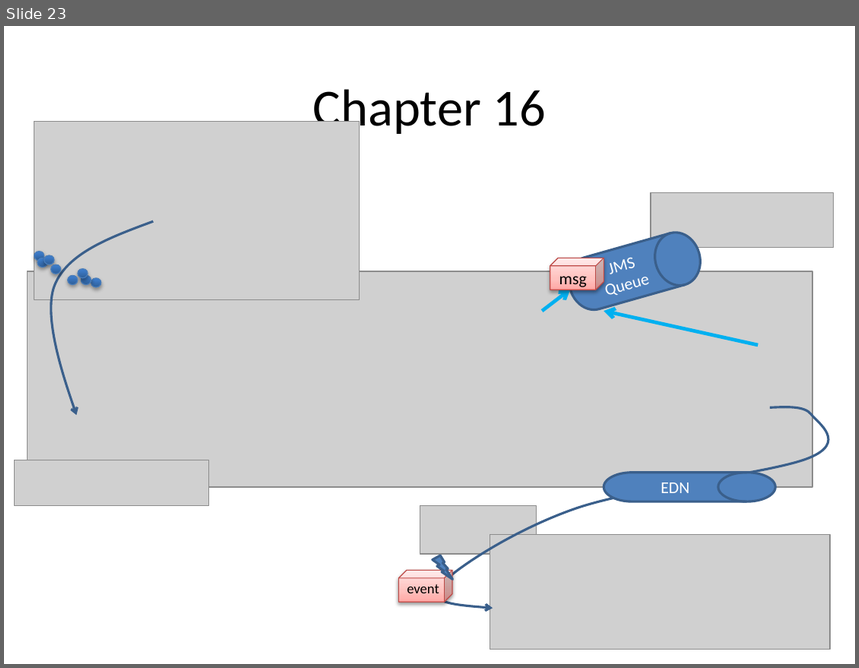
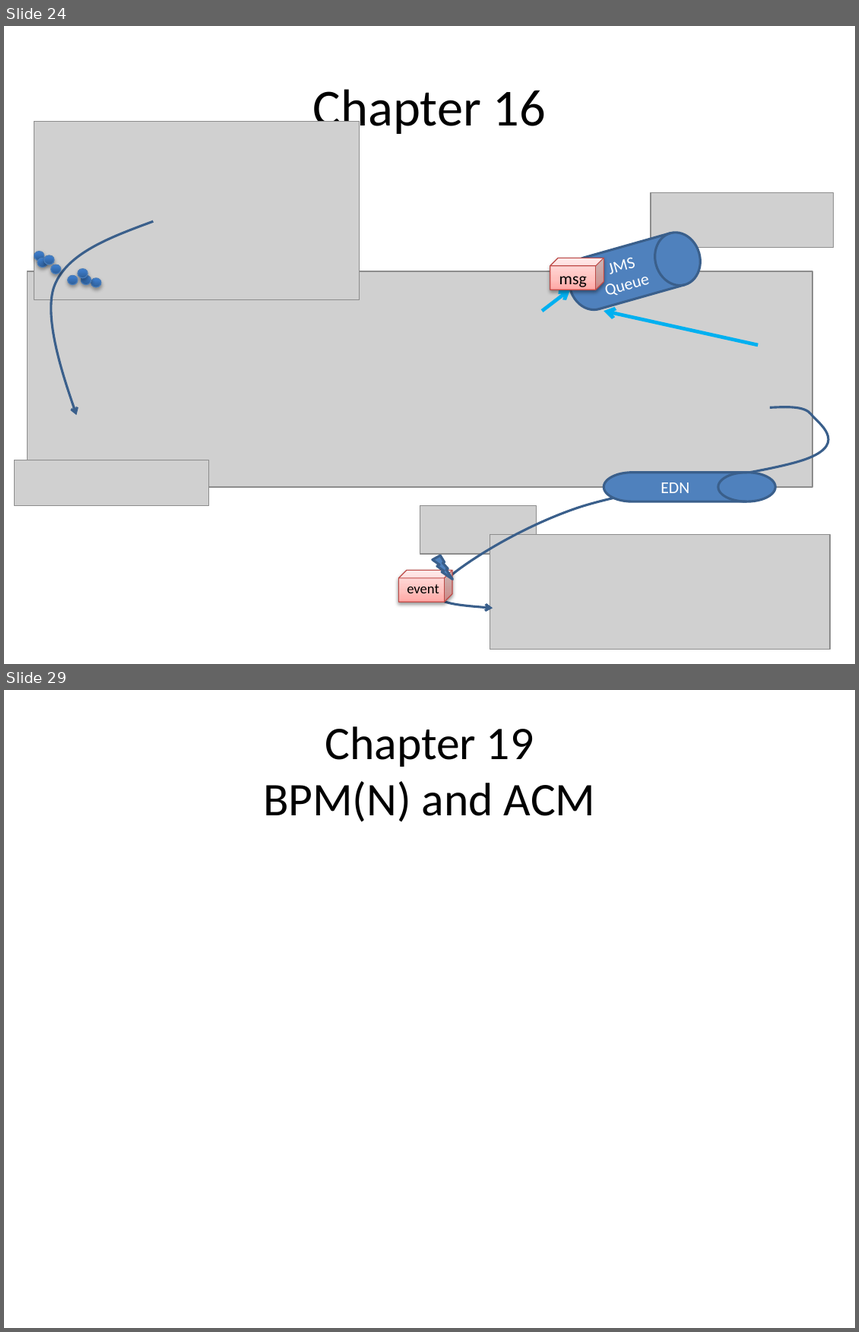
Before and after one commit to lucasjellema/soasuitehandbook, a slide deck: ChapterOverviews_picturesOfService.pptx. Shown one above the other, each under a label of ours: slide 23 before the commit, slides 24 and 29 after it; the slides between them are not shown. The pictures are 859x668 and 859x1332 pixels, drawn with LibreOffice and Linux fonts; fonts in the diff are those of the drawing; grey boxes stand for pictures. Boxes give left, top, right and bottom in pixels: in the first picture for what was removed or moved away, otherwise in the second. Text is boxed around its words. In the diff, an @@ line names an element or a change of style, - is before the commit and + after.

```diff
--- a/ChapterOverviews_picturesOfService.pptx
+++ b/ChapterOverviews_picturesOfService.pptx
@@ slide 29 added at (4,690,855,1328), background #FFFFFF @@
@@ title added at (263,726,596,822), 39.6 pt, text #000000 @@
+Chapter 19
+BPM(N) and ACM
@@ what was slide 23 is now slide 24 @@
```
Also in this commit, not shown: 7 other slides added, 1 slide removed, 3 other files.
